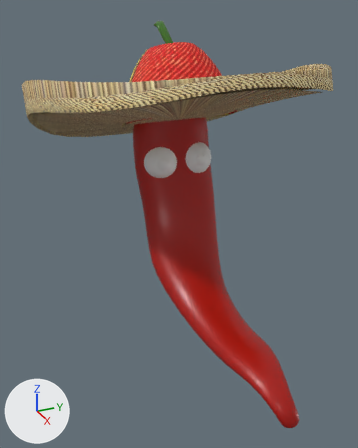
What one commit did to the FBX model Animations/les fichiers fbx/piment explosion.FBX.
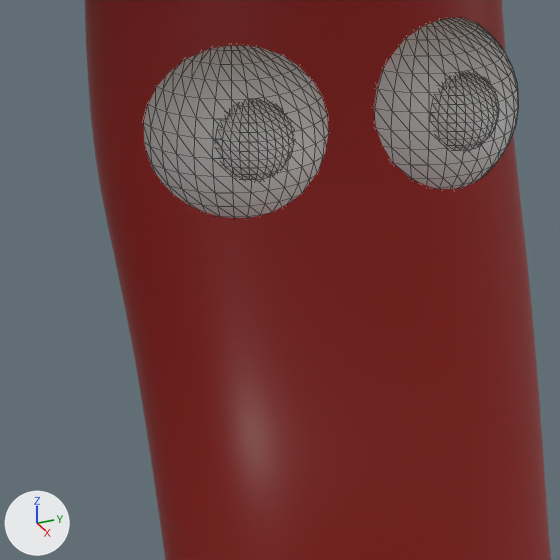
There are two pictures of each version: one whole from a 50 mm lens placed at (0.1396, -0.1432, 0.181), pointed at (-0.0709, -0.0485, 0.0758), one close up on the part from 33% to 61% of the width and 31% to 54% of the height. The axes (+X, +Y, +Z) are drawn at lower left. The lights are the same throughout. The close-ups show mesh edges as thin lines. Where no turn or scale is listed for an object, it has been applied to the vertices.

Script lines for the objects in view, before the commit:
```python
me_mesh_003 = bpy.data.meshes.new('Mesh.003')
me_mesh_003.from_pydata(...)  # a UV sphere (32 segments, 16 rings, poles along z) spanning x -0.00441..0.00441, y -0.00441..0.00441, z -0.00441..0.00441
me_mesh_004 = bpy.data.meshes.new('Mesh.004')
me_mesh_004.from_pydata(...)  # a UV sphere (32 segments, 16 rings, poles along z) spanning x -0.00441..0.00441, y -0.00441..0.00441, z -0.00441..0.00441
ob_arc001 = bpy.data.objects.new('Arc001', None)
ob_arc001.location = (-0.0872, -0.0398, 0.0939)
ob_arc001.rotation_euler = (-1.134, -0.021, -1.594)  # degrees (-65, -1.2, -91)
ob_arc001.scale = (0.000047, 0.0000382, 0.0000179)
ob_sphere003 = bpy.data.objects.new('Sphere003', me_mesh_003)
ob_sphere003.location = (-0.0874, -0.0292, 0.1034)
ob_sphere004 = bpy.data.objects.new('Sphere004', me_mesh_004)
ob_sphere004.location = (-0.0874, -0.0503, 0.1034)
# also in view: 'Sphere001' at (-0.0931, -0.0295, 0.1024); 'Pepper_Chi001' at (-0.0456, -0.0399, 0.0961); 'Sphere002' at (-0.0931, -0.0495, 0.1024)
```
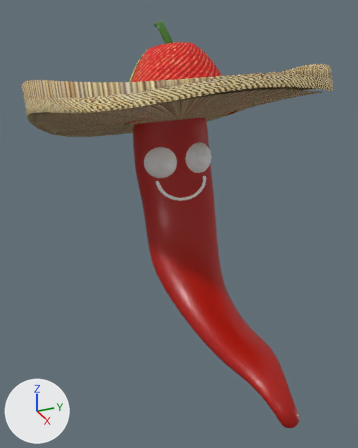
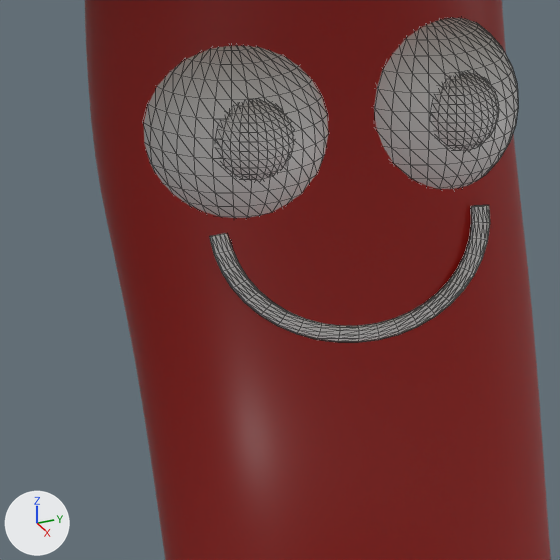
What differs and where, as boxes (x1, y1, x2, y2) in the close-ups (560 x 560 px):
```json
{"object": "Arc001", "change": "now drawn", "after": [209, 205, 490, 342]}
```

Edits to the scene script, one JSON object a line:
```json
{"op": "add", "block": "me_arc001_ncl1_1", "code": ["me_arc001_ncl1_1 = bpy.data.meshes.new('Arc001_ncl1_1')", "me_arc001_ncl1_1.from_pydata(...)  # 286 vertices, 568 faces; spans x -308.0..308.0, y -2.0..308.0, z -21.0..21.0"]}
{"op": "set", "path": "ob_arc001", "old": "bpy.data.objects.new('Arc001', None)", "new": "bpy.data.objects.new('Arc001', me_arc001_ncl1_1)"}
```
